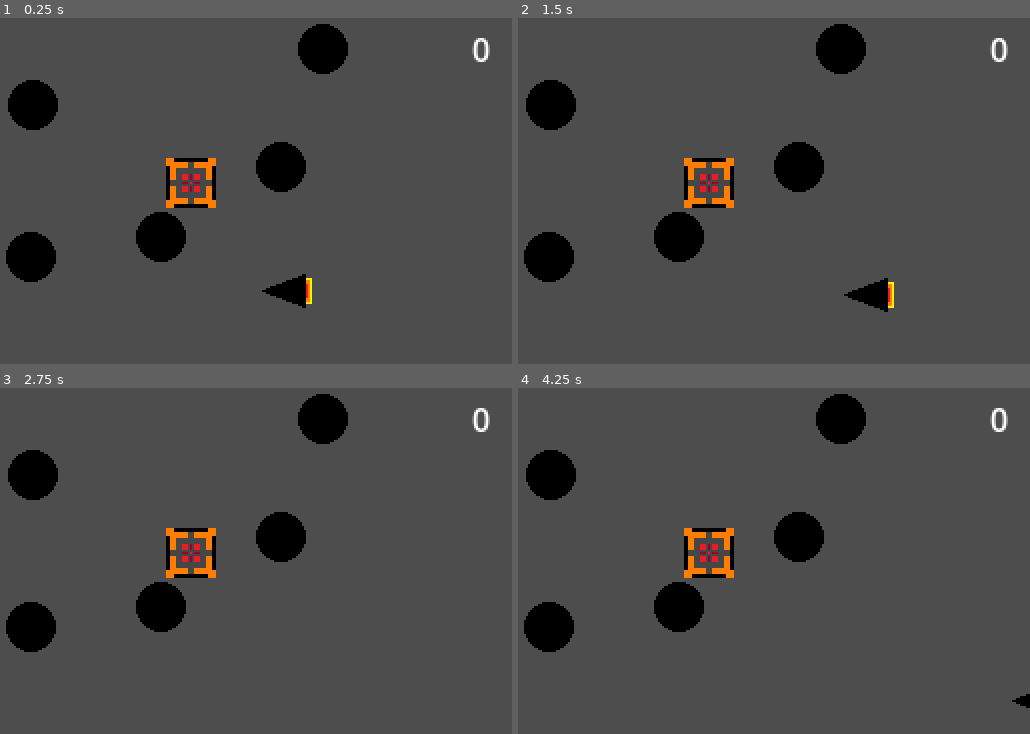
Above: before the commit, frames 1-4 (two rows, left to right).
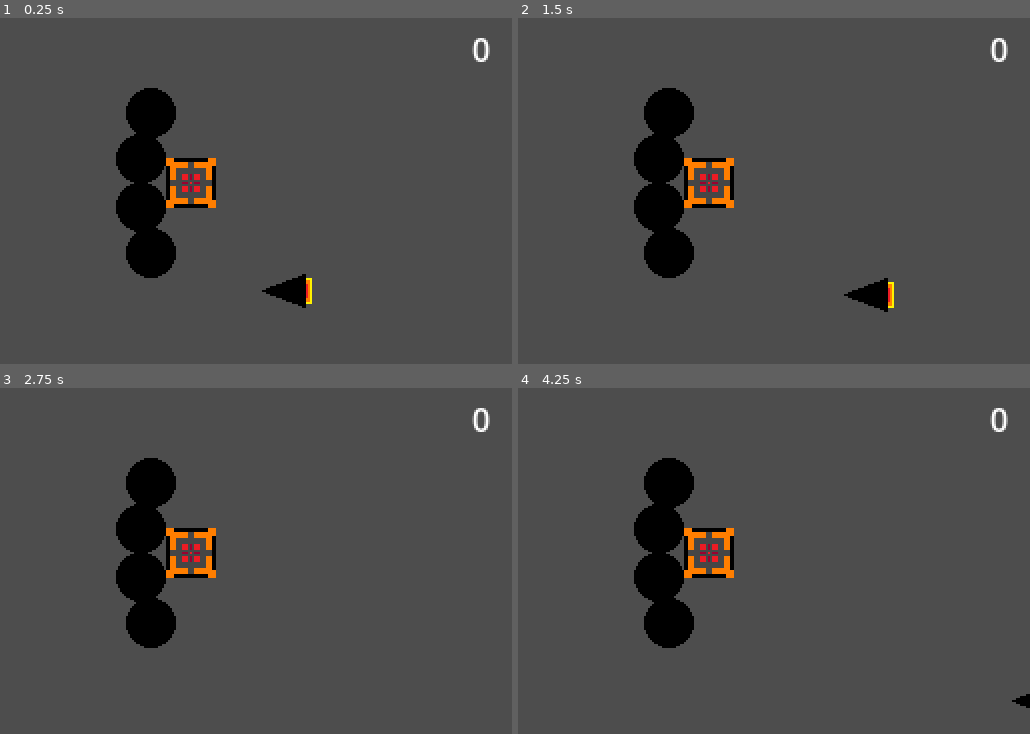
Above: after the commit, the same moments.

Repository: ima-cow/Space-asteroid-miner
Game: Godot game, scene res://scenes/game.tscn
The game is run twice, just before and just after one commit, with the same random seed, the same clock (stepped at 60 frames per second) and the same inputs.
Inputs:
- Up to frame 1 (0.25 s): no input
- Up to frame 2 (1.5 s): tap Enter at 0.5 s; hold D (right) 0.53-1.28 s; hold Space (beam) 0.53-1.28 s; hold S (down) from 1.28 s (still down); tap Space (beam) at 1.35 s
- Up to frame 3 (2.75 s): release S (down) at 2.03 s; hold D (right) from 2.03 s (still down); hold Space (beam) from 2.03 s (still down)
- Up to frame 4 (4.25 s): release D (right) at 2.78 s; release Space (beam) at 2.78 s; hold W (up) 2.78-3.53 s; tap Space (beam) at 2.85, 3.5 s; hold A (left) from 3.53 s (still down); hold Space (beam) from 3.53 s (still down)

The runs differ from the first frame. In frame 1, 8.4% of the frame differs, in the area x 1-68%, y 1-77%; in frame 2, 8.4%; in frame 3, 8.4%; in frame 4, 8.4%.

Commit message:
way to many changes

Diff:
--- /dev/null
+++ b/scenes/game.gd
@@ -0,0 +1,23 @@
+extends Node
+
+var asteroid := preload("res://scenes/asteroid.tscn")
+@onready var asteroids := $Asteroids
+
+func _ready() -> void:
+	_generate_asteroids(4)
+
+func _generate_asteroids(amount: int) -> void:
+	for i in amount:
+		asteroids.add_child(_atempt_to_instantiate_asteroid(Vector2i(50, 50)))
+
+func _atempt_to_instantiate_asteroid(prevent_within: Vector2i) -> Node2D:
+	var asteroid_instance:Node2D = asteroid.instantiate()
+	var window_width := get_window().size.x
+	var window_heigth := get_window().size.y
+
+	for i in 3:
+		var possible_position := Vector2i(randi_range(-window_width/8, window_width/8), randi_range(-window_heigth/8, window_heigth/8))
+		if possible_position > prevent_within and possible_position < -prevent_within:
+			asteroid_instance.global_position = possible_position
+			break
+	return asteroid_instance
--- a/scenes/game.tscn
+++ b/scenes/game.tscn
@@ -1,6 +1,6 @@
 [gd_scene load_steps=9 format=3 uid="uid://deidliikifwik"]
 
-[ext_resource type="PackedScene" uid="uid://stex3fnk2qly" path="res://scenes/asteroid.tscn" id="1_yqjtg"]
+[ext_resource type="Script" uid="uid://dx6xmrcwf5ohu" path="res://scenes/game.gd" id="1_u5sy4"]
 [ext_resource type="Script" uid="uid://b6j5dpnb4ntek" path="res://scripts/ship_movement.gd" id="2_lbhrr"]
 [ext_resource type="Texture2D" uid="uid://dvmr3c6ujqyhv" path="res://assets/ship.png" id="2_lnu2h"]
 [ext_resource type="Texture2D" uid="uid://c4mitpvuk83wa" path="res://assets/beam.png" id="3_lbhrr"]
@@ -14,6 +14,7 @@
 size = Vector2(2.5, 18)
 
 [node name="Game" type="Node"]
+script = ExtResource("1_u5sy4")
 
 [node name="Camera2D" type="Camera2D" parent="."]
 offset = Vector2(0.5, 0.5)
@@ -87,21 +88,6 @@
 
 [node name="Asteroids" type="Node" parent="."]
 
-[node name="Asteroid" parent="Asteroids" instance=ExtResource("1_yqjtg")]
-position = Vector2(45, -8)
-
-[node name="Asteroid2" parent="Asteroids" instance=ExtResource("1_yqjtg")]
-position = Vector2(-79, -39)
-
-[node name="Asteroid3" parent="Asteroids" instance=ExtResource("1_yqjtg")]
-position = Vector2(-15, 27)
-
-[node name="Asteroid4" parent="Asteroids" instance=ExtResource("1_yqjtg")]
-position = Vector2(66, -67)
-
-[node name="Asteroid5" parent="Asteroids" instance=ExtResource("1_yqjtg")]
-position = Vector2(-80, 37)
-
 [node name="Control" type="Control" parent="."]
 layout_mode = 3
 anchors_preset = 0
--- a/scripts/asteroid.gd
+++ b/scripts/asteroid.gd
@@ -3,6 +3,7 @@
 @onready var original_asteriod := $RigidBody
 @onready var original_sprite := $RigidBody/Sprite2D
 @onready var original_image:Image = original_sprite.texture.get_image()
+@onready var ship = $"../../Ship"
 
 const SMASH_ANGLE_DEVIATION_START := 24
 const SMASH_ANGLE_DEVIATION_RATE := -2
@@ -10,7 +11,7 @@
 var smashed := false
 
 func _physics_process(_delta: float) -> void:
-	if !smashed and original_asteriod.get_contact_count() > 0 and original_asteriod.get_colliding_bodies()[0] == %Ship:
+	if !smashed and original_asteriod.get_contact_count() > 0 and original_asteriod.get_colliding_bodies()[0] == ship:
 		%Gem.reparent(self)
 		smash(randi_range(5, 8))
 
--- a/scripts/ship_movement.gd
+++ b/scripts/ship_movement.gd
@@ -16,22 +16,13 @@
 		$Beam/CollisionPolygon2D.disabled = false
 		ship_pos = global_position
 	elif Input.is_action_pressed("beam"):
-		#print($Beam.get_overlapping_areas())
-		#print(ship_pos-global_position)
+		var amount_in_beam:int = $Beam.get_overlapping_areas().size()
+		if amount_in_beam > 0:
+			var first_object_in_beam: Node = $Beam.get_overlapping_areas()[0].get_parent()
+			if first_object_in_beam.name == "Gem":
+				first_object_in_beam.global_position += global_position-ship_pos
+		ship_pos = global_position
 
-		var amount_in_beam:int = $Beam.get_overlapping_areas().size()
-		if amount_in_beam == 1:
-			var object_in_beam: Node = $Beam.get_overlapping_areas()[0].get_parent()
-			if object_in_beam.name == "Gem":
-				object_in_beam.global_position += global_position-ship_pos
-		ship_pos = global_position
 	else:
 		$Beam.visible = false
 		$Beam/CollisionPolygon2D.disabled = true
-
-
-func _on_beam_property_list_changed() -> void:
-	print("wow")
-
-func _on_collision_polygon_2d_property_list_changed() -> void:
-	pass # Replace with function body.
Not shown, added: scenes/game.gd.uid
